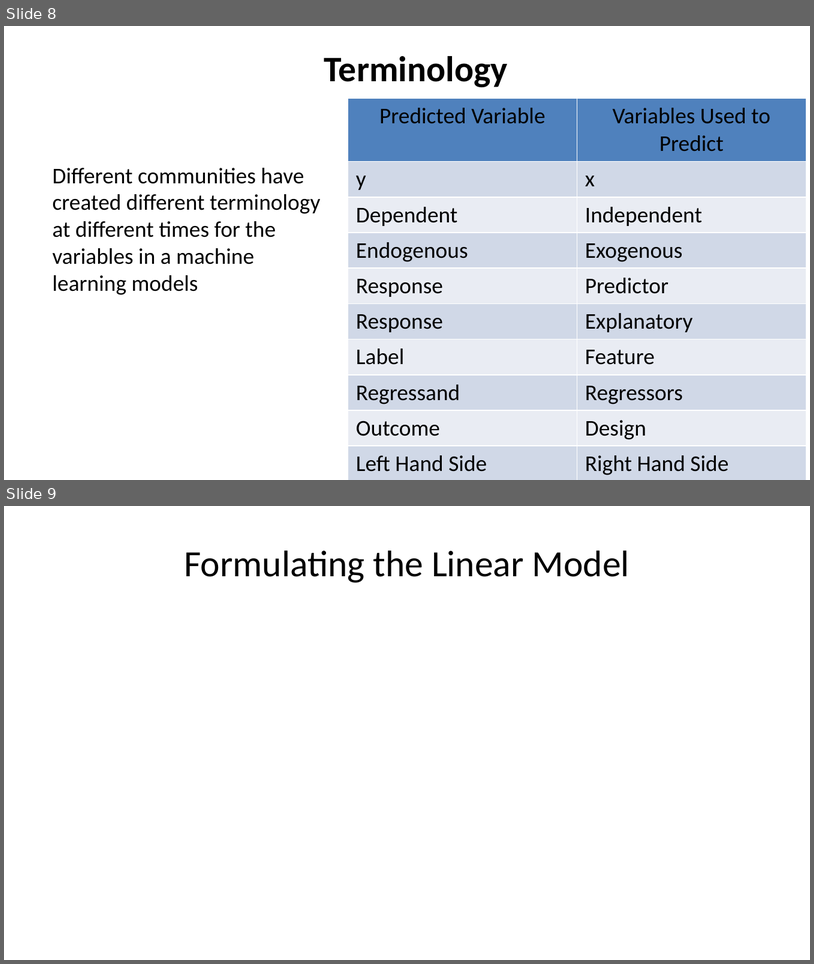
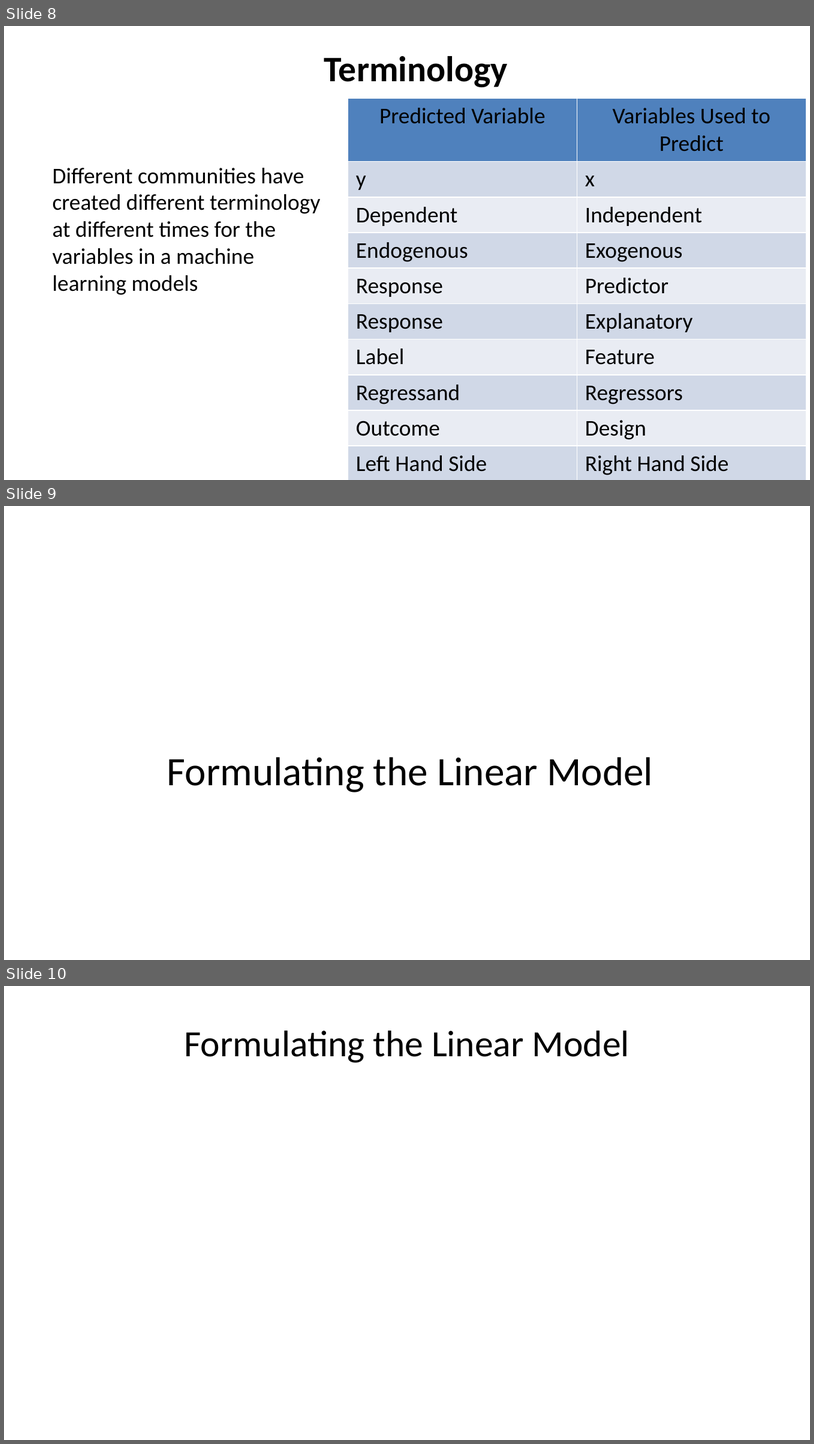
Before and after one commit to StephenElston/CSCI-E-83, a slide deck: LectureSlides/08_IntroductionToLinearModels.pptx. Shown one above the other, each under a label of ours: slides 8 and 9 before the commit, slides 8, 9 and 10 after it. The pictures are 814x964 and 814x1444 pixels, drawn with LibreOffice and Linux fonts; fonts in the diff are those of the drawing; grey boxes stand for pictures. Boxes give left, top, right and bottom in pixels: in the first picture for what was removed or moved away, otherwise in the second. Text is boxed around its words. In the diff, an @@ line names an element or a change of style, - is before the commit and + after.

```diff
--- a/LectureSlides/08_IntroductionToLinearModels.pptx
+++ b/LectureSlides/08_IntroductionToLinearModels.pptx
@@ slide 9 added at [4,506,810,960], background #FFFFFF @@
@@ text added at [167,757,653,792], 36 pt, text #000000 @@
+Formulating the Linear Model
@@ what was slide 9 is now slide 10 @@
```
Also in this commit, not shown: 5 slides changed, 7 other slides added.
